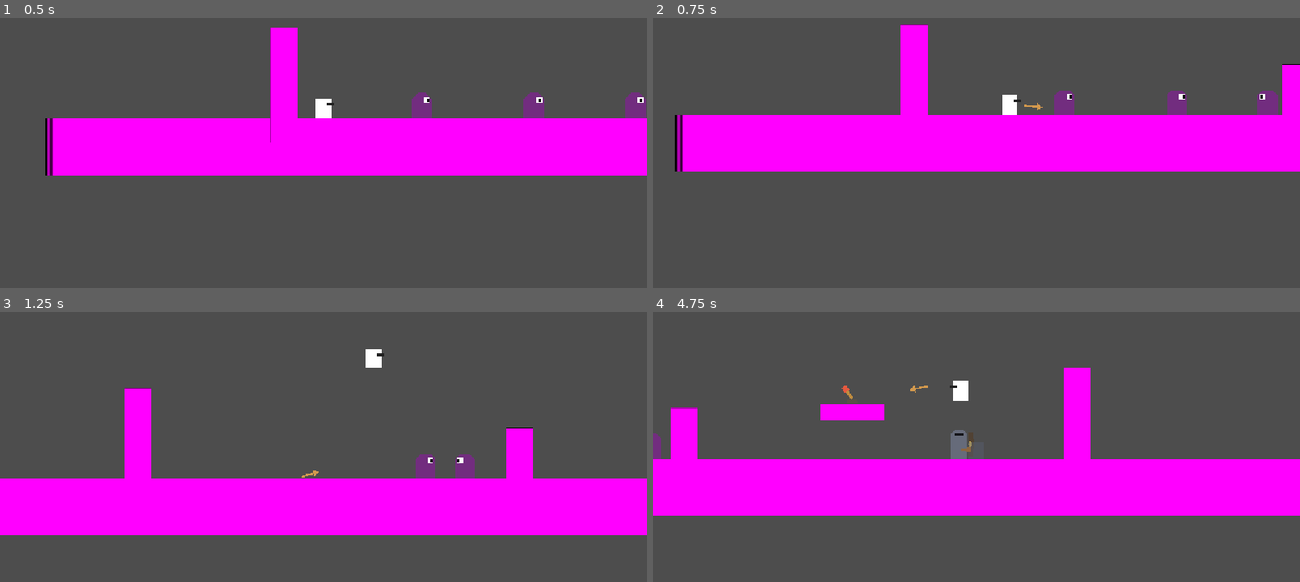
Above: before the commit, frames 1-4 (two rows, left to right).
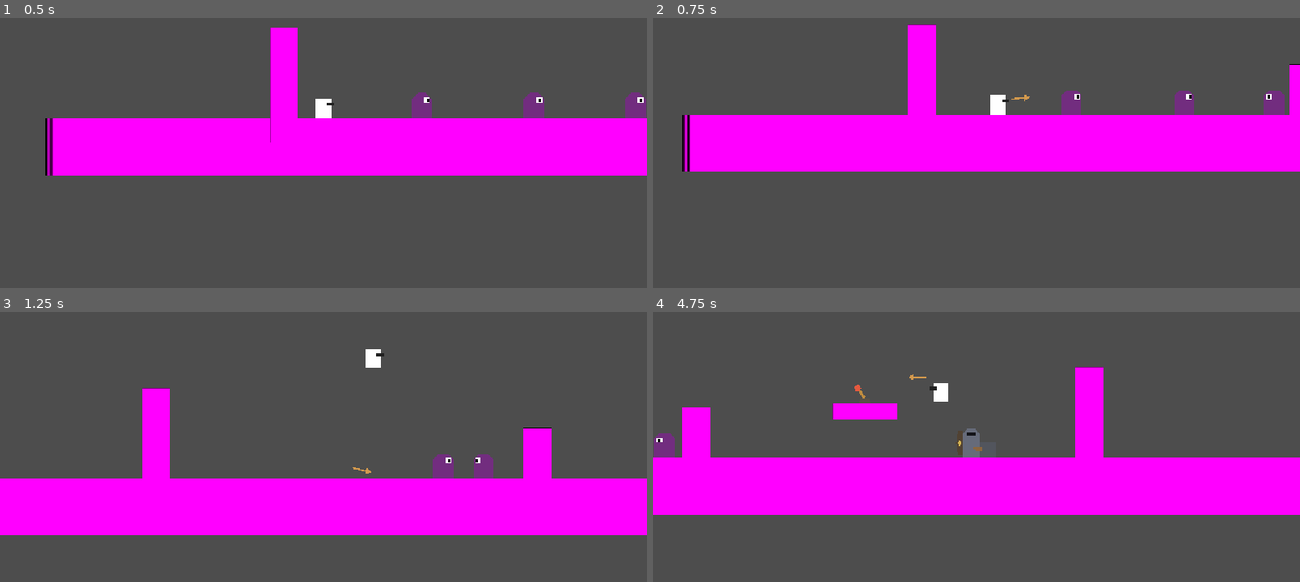
Above: after the commit, the same moments.

Repository: cachandlerdev/gmtk-2026
Game: Godot game, scene res://scenes/levels/enemy_test_level.tscn
Two runs of this game, one before a commit and one after it. Both use one fixed random seed, a clock stepped at 60 frames per second and the inputs below.
Inputs (mouse positions are in pixels of both pictures, inside the frame that each line leads up to):
- Up to frame 1 (0.5 s): no input
- Up to frame 2 (0.75 s): move the mouse to (1118, 88) at 0.52 s; hold D (move_right) from 0.53 s (still down); right-click (1118, 88) at 0.6 s
- Up to frame 3 (1.25 s): keep holding D (move_right); tap Space (jump) at 0.77, 1.07 s; tap S (aim_down) at 0.8 s
- Up to frame 4 (4.75 s): move the mouse to (847, 417) at 1.27 s; tap S (aim_down) at 1.35 s; tap Space (jump) at 1.52, 1.82, 3.02, 3.32, 3.77, 3.8, 4.07, 4.35, 4.52 s; tap W (aim_up) at 1.55, 2.1 s; move the mouse to (1041, 320) at 2.02 s; release D (move_right) at 2.03 s; hold A (move_left) 2.03-2.78 s; tap Shift (dash) at 2.3, 2.85 s; move the mouse to (944, 474) at 2.77 s; hold D (move_right) 2.78-4.28 s; click (944, 474) at 3.05 s; move the mouse to (1170, 455) at 3.52 s; click (1170, 455) at 3.6 s; move the mouse to (782, 344) at 4.27 s; hold A (move_left) from 4.28 s (still down); right-click (782, 344) at 4.55 s

Frame 1 is identical in both runs. In frame 2, 2.4% of the frame differs, in the area x 3-99%, y 2-57%; in frame 3, 4.0%; in frame 4, 4.1%, in the area x 0-100%, y 20-76%.

Commit message:
fix: make hover aiming feel better

Diff:
--- a/project.godot
+++ b/project.godot
@@ -19,6 +19,7 @@
 
 PauseMenu="*res://scenes/ui/pause_menu.tscn"
 MusicPlayer="*uid://bfn2vubl544g"
+GameMode="*uid://b06epmfr0ogfd"
 
 [display]
 
--- a/scenes/audio/music_player.tscn
+++ b/scenes/audio/music_player.tscn
@@ -15,7 +15,6 @@
 clip_2/name = &"battle1_layer2"
 clip_2/stream = ExtResource("3_cktme")
 clip_2/auto_advance = 0
-initial_clip = 1
 _transitions = {
 Vector2i(-1, 0): {
 "fade_beats": 1.0,
@@ -55,7 +54,6 @@
 }
 }
 
-[node name="MusicPlayer" type="AudioStreamPlayer2D" unique_id=1702332758]
+[node name="AudioStreamPlayer" type="AudioStreamPlayer" unique_id=1450982905]
 stream = SubResource("AudioStreamInteractive_uo026")
 autoplay = true
-bus = &"Music"
--- a/scenes/player/player.tscn
+++ b/scenes/player/player.tscn
@@ -15,6 +15,7 @@
 
 [node name="Bow" parent="." unique_id=466650387 instance=ExtResource("2_dovo2")]
 position = Vector2(0, -16)
+is_player = true
 
 [node name="Camera2D" type="Camera2D" parent="." unique_id=161087710]
 position = Vector2(0, -13)
@@ -74,14 +75,13 @@
 hit_from_inside = true
 collide_with_areas = true
 
-[node name="InteractRange" type="Area2D" parent="."]
+[node name="InteractRange" type="Area2D" parent="." unique_id=1206856106]
 position = Vector2(0, -14)
 collision_layer = 0
 collision_mask = 8
-monitoring = true
 monitorable = false
 
-[node name="CollisionShape2D" type="CollisionShape2D" parent="InteractRange"]
+[node name="CollisionShape2D" type="CollisionShape2D" parent="InteractRange" unique_id=367867143]
 shape = SubResource("CircleShape2D_interact")
 
 [connection signal="timeout" from="Timers/DashDurationTimer" to="." method="_on_dash_duration_timer_timeout"]
--- /dev/null
+++ b/scenes/systems/game_mode.tscn
@@ -0,0 +1,6 @@
+[gd_scene format=3 uid="uid://b06epmfr0ogfd"]
+
+[ext_resource type="Script" uid="uid://cqjdwtagkjkjy" path="res://scripts/game_mode.gd" id="1_7i82y"]
+
+[node name="GameMode" type="Node" unique_id=1467712474]
+script = ExtResource("1_7i82y")
--- a/scripts/bow.gd
+++ b/scripts/bow.gd
@@ -6,6 +6,8 @@
 @export var arrow_scene: PackedScene
 @export var active: bool = true
 @export var auto_facing: bool = true
+# If this is true, we use the player's mouse for input.
+@export var is_player: bool = false
 
 @export_group("Power")
 @export var min_arrow_speed: float = 400.0
@@ -54,9 +56,25 @@
 
 	if _charging:
 		_charge = minf(_charge + delta, max_charge_time)
-		var aim_input := Input.get_axis(aim_down_action, aim_up_action)
+
+		var aim_input: float = 0.0
 		var limit := deg_to_rad(max_aim_angle)
-		_aim_angle = clampf(_aim_angle + aim_input * aim_speed * delta, -limit, limit)
+		if is_player:
+			# Get angle between mouse cursor and the bow's location
+			var mouse_location := get_viewport().get_mouse_position()
+			var player_location := global_position
+			var x_diff: float = abs(player_location.x - mouse_location.x)
+			var y_diff: float = abs(player_location.y - mouse_location.y)
+			print(player_location)
+			print("X: " + str(x_diff) + ", Y: " + str(y_diff))
+			aim_input = atan2(y_diff, x_diff)
+			#_aim_angle = clampf(_aim_angle + aim_input * aim_speed * delta, -limit, limit)
+			_aim_angle = aim_input
+		else:
+			# TODO: Figure out how this will work if enemies are carrying bows
+			aim_input = Input.get_axis(aim_down_action, aim_up_action)
+			_aim_angle = clampf(_aim_angle + aim_input * aim_speed * delta, -limit, limit)
+
 
 	charge_ratio = _charge / max_charge_time
 
--- /dev/null
+++ b/scripts/game_mode.gd
@@ -0,0 +1,11 @@
+extends Node
+
+
+# Called when the node enters the scene tree for the first time.
+func _ready() -> void:
+	pass # Replace with function body.
+
+
+# Called every frame. 'delta' is the elapsed time since the previous frame.
+func _process(delta: float) -> void:
+	pass
--- a/scripts/player.gd
+++ b/scripts/player.gd
@@ -1,22 +1,23 @@
 extends CharacterBody2D
 
-
-# Controls movement speed
-const SPEED = 500.0
-const JUMP_VELOCITY = -650.0
-# Custom gravity multiplier to improve player movement
-const GRAVITY_FACTOR = 2
-# How much faster the player moves while dashing. Separate for air or else op.
-const GROUND_DASH_FACTOR = 2.5
-const AIR_DASH_FACTOR = 2.0
-# The impact of inertia. The higher this value, the more control the player has
-const INERTIA_FACTOR = 2000
-# How much faster the player moves while performing a melee attack.
-const MELEE_THRUST_VELOCITY = 2.3
-# How many air jumps the player gets
-const MAX_NUM_OF_AIR_JUMPS = 1
-
-const COYOTE_FRAMES = 6
+@export_group("Movement")
+## Controls movement speed
+@export var SPEED: float = 500.0
+## Controls jump strength. The smaller the number, the higher the player jumps.
+@export var JUMP_VELOCITY: float = -650.0
+## Custom gravity multiplier to improve player movement
+@export var GRAVITY_FACTOR: float = 2
+## How much faster the player moves while dashing. Separate for air or else op.
+@export var GROUND_DASH_FACTOR: float = 2.5
+@export var AIR_DASH_FACTOR: float = 2.0
+## The impact of inertia. The higher this value, the more control the player has
+@export var INERTIA_FACTOR: float = 2000
+## How much faster the player moves while performing a melee attack.
+@export var MELEE_THRUST_VELOCITY: float = 2.3
+## How many air jumps the player gets
+@export var MAX_NUM_OF_AIR_JUMPS: int = 1
+## How much gravity gets applied while hover aiming.
+@export var HOVER_AIM_GRAVITY_FACTOR: float = 0.7
 
 @onready var animated_sprite = $AnimatedSprite2D
 @onready var temp_sprite = $TempSprite
@@ -34,25 +35,28 @@
 @onready var interact_range: Area2D = $InteractRange
 
 # Controls whether the character can dash again
-var _is_dashing = false
-var _can_dash = true
+var _is_dashing: bool = false
+var _can_dash: bool = true
 
 # Keeps track of the jump count for double jumps
-var _num_of_jumps = MAX_NUM_OF_AIR_JUMPS
+var _num_of_jumps: int = MAX_NUM_OF_AIR_JUMPS
 
 # The direction the player is currently moving in
-var _direction = 0
+var _direction: float = 0
 
 # Used to temporarily disable directional movement when wall jumping
-var _is_wall_jumping = false
+var _is_wall_jumping: bool = false
 
 # Handles melee attacks
-var _is_melee_attacking = false
-var _can_melee_attack = true
-
+var _is_melee_attacking: bool = false
+var _can_melee_attack: bool = true
+
+# Needed to prevent aiming direction from forcibly moving the character
+var _player_wants_to_move: bool = false
+var _is_aiming: bool = false
 # Handles temporary hovering while aiming to shot
-var _is_hover_aiming = false
-var _can_hover_aim = true
+var _is_hover_aiming: bool = false
+var _can_hover_aim: bool = true
 
 # Floor surface modifiers (sticky / sliding), refreshed after move_and_slide
 var _surface_mods: SurfaceModifiers = SurfaceModifiers.new()
@@ -65,14 +69,18 @@
 func _physics_process(delta: float) -> void:
 	# Take care of gravity
 	if should_we_apply_gravity():
-		velocity += get_gravity() * delta * GRAVITY_FACTOR
-	if _is_hover_aiming:
-		velocity.x = 0
-		velocity.y = 0
-
-	# Get the input direction and handle the movement/deceleration.
-	if not _is_wall_jumping or _is_melee_attacking:
-		_direction = Input.get_axis("move_left", "move_right")
+		if _is_hover_aiming:
+			# hard coded for time reasons
+			velocity.x += get_gravity().x * delta * HOVER_AIM_GRAVITY_FACTOR
+			if velocity.y < 0:
+				# Stops the player from flying super high if aiming right after jumping
+				velocity.y = 0
+			else:
+				velocity.y = max(velocity.y + get_gravity().y * delta * HOVER_AIM_GRAVITY_FACTOR, velocity.y)
+		else:
+			velocity += get_gravity() * delta * GRAVITY_FACTOR
+
+	_update_player_direction()
 
 	# Handle player inputs
 	if Input.is_action_just_pressed("jump") and _num_of_jumps > 0 and not _surface_mods.blocks_jump:
@@ -93,6 +101,25 @@
 	_update_player_sprite()
 	_update_player_movement(delta)
 	_update_floor_surface_modifiers()
+
+
+## Handles updating the player's direction. When aiming the bow, this is
+## controlled by the mouse. Otherwise we update it based on the movement
+## direction as long as the player isn't wall jumping or melee attacking.
+func _update_player_direction() -> void:
+	if _is_aiming:
+		_player_wants_to_move = false
+		var mouse_location := get_viewport().get_mouse_position()
+		var player_location := global_position
+		if player_location.x < mouse_location.x: # aiming right
+			_direction = 1.0
+		elif player_location.x > mouse_location.x: #aiming left
+			_direction = -1.0
+	elif not _is_wall_jumping or _is_melee_attacking:
+		# Get the input direction and handle the movement/deceleration.
+		_direction = Input.get_axis("move_left", "move_right")
+		if _direction != 0:
+			_player_wants_to_move = true
 
 
 
@@ -131,7 +158,7 @@
 
 ## A helper that says whether gravity should be applied
 func should_we_apply_gravity() -> bool:
-	return not is_on_floor() and not _is_dashing and not _is_hover_aiming
+	return not is_on_floor() and not _is_dashing
 
 
 ## Performs a melee attack and launches the player forward slightly
@@ -145,8 +172,7 @@
 ## Handles aiming to shoot a bow/crossbow/etc. If the player is in the air,
 ## hover aiming can occur
 func aim() -> void:
-	print("aim")
-	# TODO
+	_is_aiming = true
 
 	if not is_on_floor() and _can_hover_aim:
 		_hover_aim()
@@ -155,7 +181,7 @@
 
 ## Handles releasing the aim button (right mouse). This probably fires the arrow
 func stop_aiming() -> void:
-	# TODO: Does this fire the arrow? Not sure b/c depends on bow logic
+	_is_aiming = false
 	if not is_on_floor() and _is_hover_aiming:
 		_stop_hover_aim()
 
@@ -233,9 +259,11 @@
 	if _is_melee_attacking:
 		actual_melee_factor = MELEE_THRUST_VELOCITY
 
-	var target_velocity = (
-		_direction * SPEED * actual_dash_factor * actual_melee_factor * _surface_mods.speed_factor
-	)
+	var target_velocity = 0
+	if _player_wants_to_move:
+		target_velocity = (
+			_direction * SPEED * actual_dash_factor * actual_melee_factor * _surface_mods.speed_factor
+		)
 
 	var use_inertia := (
 		(not is_on_floor() and not (_is_wall_jumping or _is_dashing or _is_melee_attacking))
Not shown, added: scripts/game_mode.gd.uid
